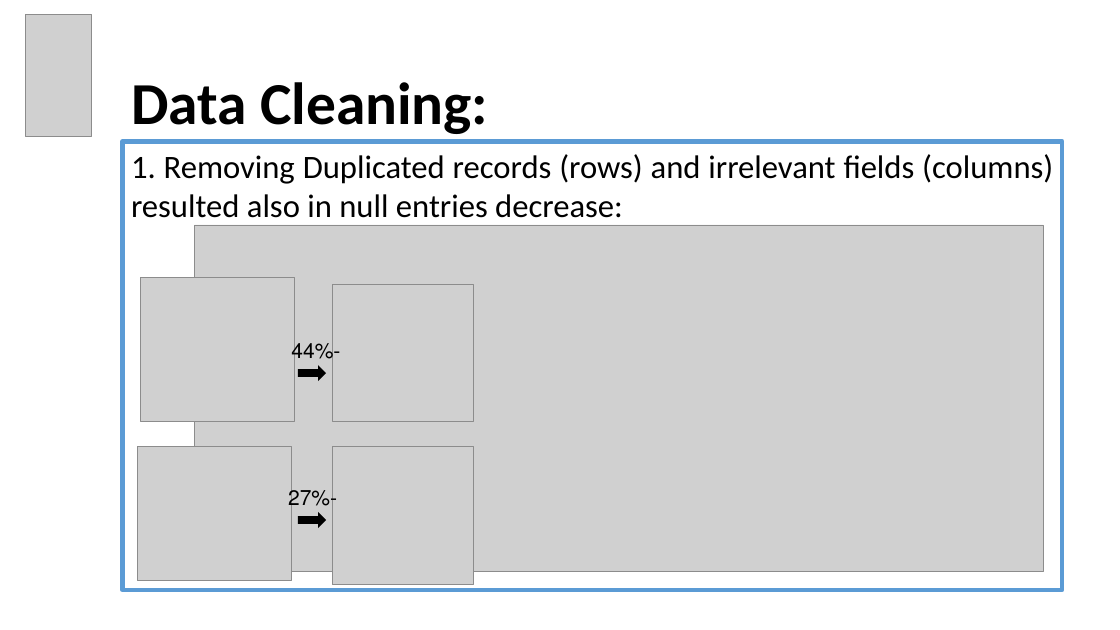
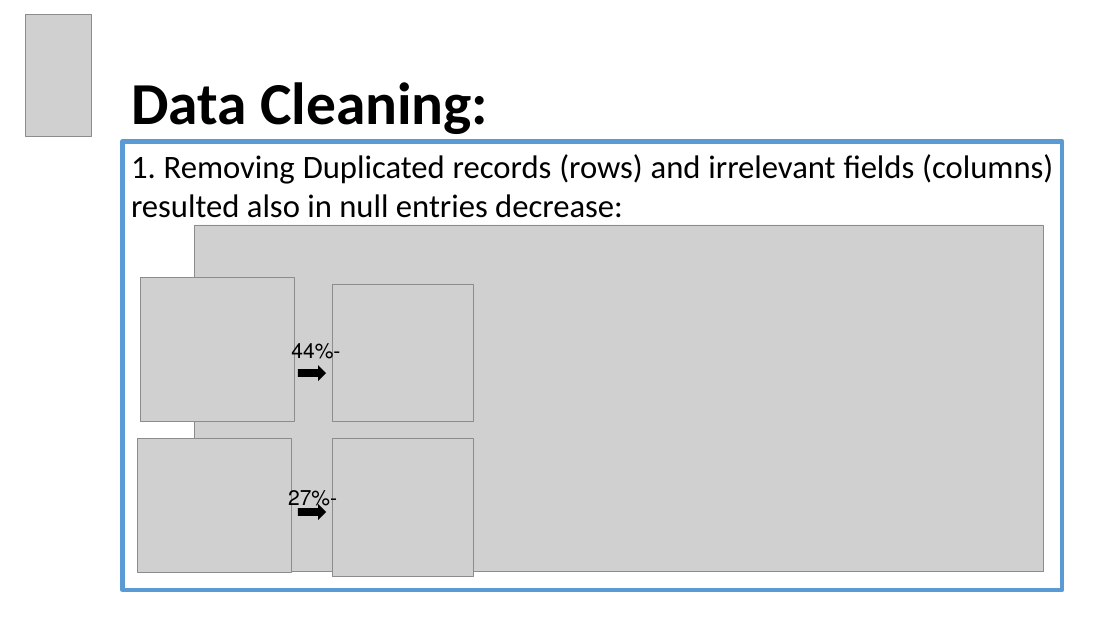
Before and after one commit to EyalVultz/Fianl-Project-Data-Analyst-Program-Hebrew-University-of-Jerusalem-Class-4-Group-2, a slide deck: slide 5 of Final Project Data Analyst Program Hebrew University of Jerusalem Class No. 4 Group 2.pptx. Drawn at 1120x630 pixels with LibreOffice and Linux fonts; fonts in the diff are those of the drawing; grey boxes stand for pictures. Boxes give left, top, right and bottom in pixels: in the first picture for what was removed or moved away, otherwise in the second. Text is boxed around its words. In the diff, an @@ line names an element or a change of style, - is before the commit and + after.

```diff
--- a/Final Project Data Analyst Program Hebrew University of Jerusalem Class No. 4 Group 2.pptx
+++ b/Final Project Data Analyst Program Hebrew University of Jerusalem Class No. 4 Group 2.pptx
@@ 2 pictures, 1 right arrow: place and size @@
-2 pictures, 1 right arrow at (137, 446, 473, 585)
+2 pictures, 1 right arrow at (137, 439, 473, 577)
```
Also in this commit, not shown: 8 other slides changed, 3 slides added.
